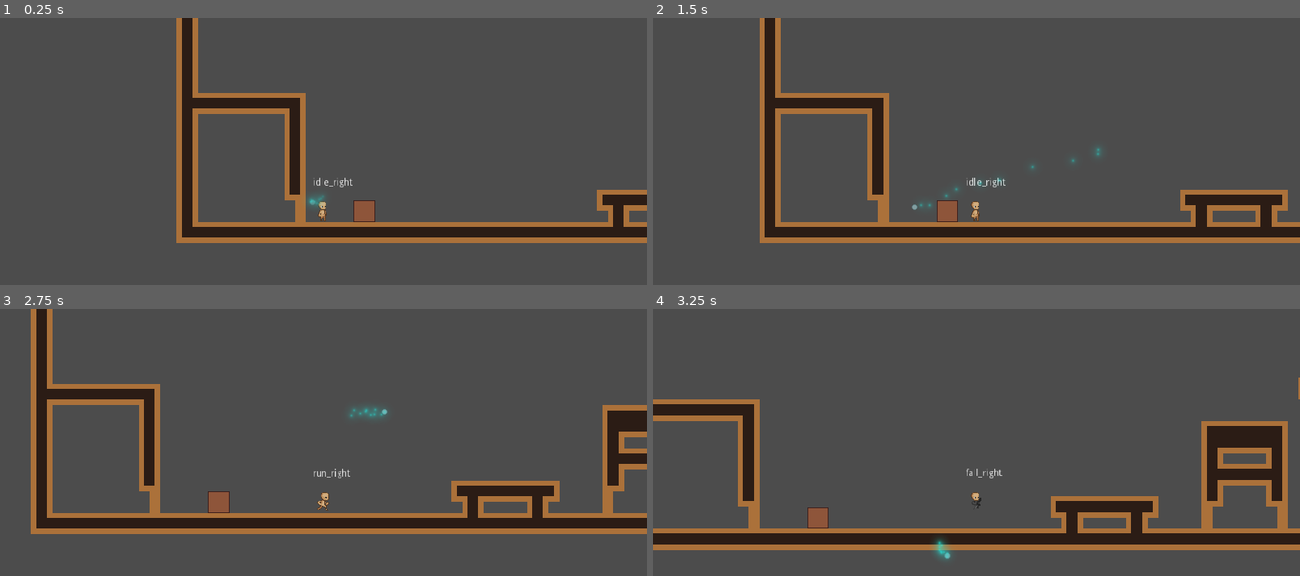
Above: before the commit, frames 1-4 (two rows, left to right).
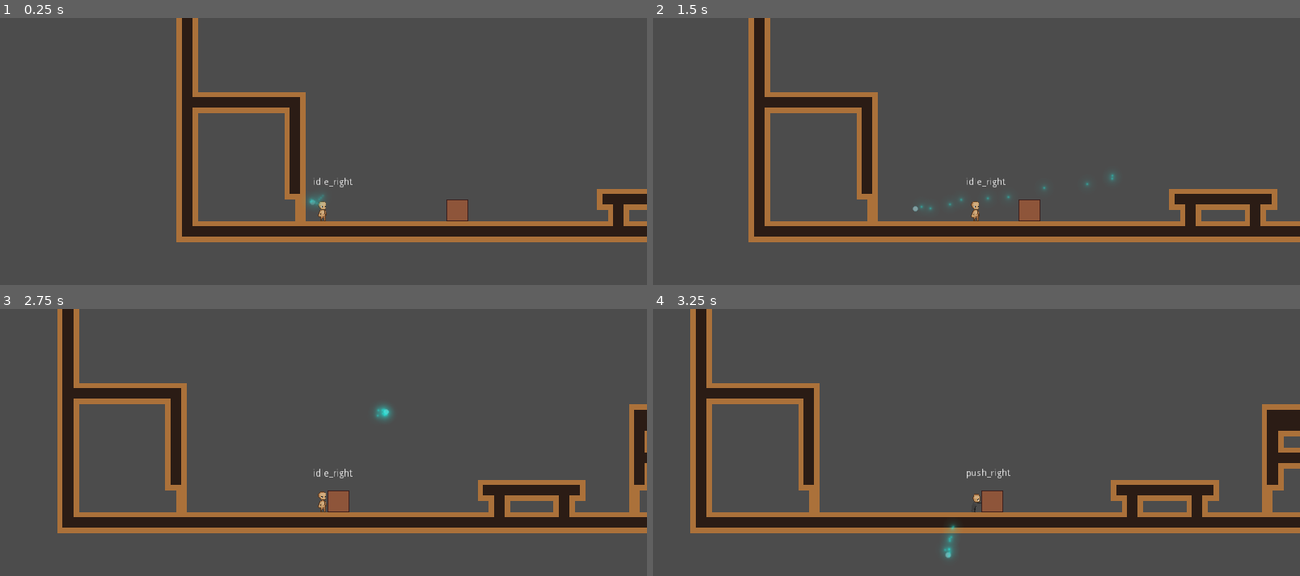
Above: after the commit, the same moments.

Repository: Sleeping-Robot-Games/tiny-human
Game: Godot game, scene res://levels/demo/home.tscn
Two runs of this game, one before a commit and one after it. Both use one fixed random seed, a clock stepped at 60 frames per second and the inputs below.
Inputs (mouse positions are in pixels of both pictures, inside the frame that each line leads up to):
- Up to frame 1 (0.25 s): no input
- Up to frame 2 (1.5 s): tap Enter at 0.5 s; move the mouse to (1118, 180) at 0.52 s; hold Right (move_right) 0.53-1.28 s; hold E (interact) 0.53-1.28 s; tap Space (jump) at 0.77 s; move the mouse to (847, 218) at 1.27 s; hold Down (move_down) from 1.28 s (still down); tap E (interact) at 1.35 s
- Up to frame 3 (2.75 s): tap Space (jump) at 1.52 s; move the mouse to (388, 410) at 2.02 s; release Down (move_down) at 2.03 s; hold Right (move_right) from 2.03 s (still down); hold E (interact) from 2.03 s (still down)
- Up to frame 4 (3.25 s): keep holding Right (move_right); move the mouse to (944, 562) at 2.77 s; release E (interact) at 2.78 s; tap E (interact) at 2.85 s; tap Space (jump) at 3.02 s

The runs differ from the first frame. In frame 1, 1.7% of the frame differs, in the area x 27-100%, y 27-85%; in frame 2, 8.9%; in frame 3, 14%; in frame 4, 25%, in the area x 0-100%, y 0-94%.

Commit message:
push pull idle WORKING

Diff:
--- a/characters/player/player.tscn
+++ b/characters/player/player.tscn
@@ -6,12 +6,13 @@
 
 [sub_resource type="CapsuleShape2D" id=1]
 radius = 6.0
+height = 18.0
 
 [node name="Player" type="KinematicBody2D"]
 script = ExtResource( 2 )
 
 [node name="CollisionShape2D" type="CollisionShape2D" parent="."]
-position = Vector2( -1, 17 )
+position = Vector2( 0, 17 )
 shape = SubResource( 1 )
 
 [node name="StateMachine" type="Node" parent="."]
--- a/characters/player/player_sprites.tscn
+++ b/characters/player/player_sprites.tscn
@@ -1492,143 +1492,6 @@
 "values": [ 26, 27, 28, 29, 30, 31 ]
 }
 
-[sub_resource type="Animation" id=65]
-resource_name = "pull__idle_right"
-length = 0.1
-loop = true
-tracks/0/type = "value"
-tracks/0/path = NodePath("Body:frame")
-tracks/0/interp = 1
-tracks/0/loop_wrap = true
-tracks/0/imported = false
-tracks/0/enabled = true
-tracks/0/keys = {
-"times": PoolRealArray( 0 ),
-"transitions": PoolRealArray( 1 ),
-"update": 1,
-"values": [ 72 ]
-}
-tracks/1/type = "value"
-tracks/1/path = NodePath("Head:frame")
-tracks/1/interp = 1
-tracks/1/loop_wrap = true
-tracks/1/imported = false
-tracks/1/enabled = true
-tracks/1/keys = {
-"times": PoolRealArray( 0 ),
-"transitions": PoolRealArray( 1 ),
-"update": 1,
-"values": [ 72 ]
-}
-tracks/2/type = "value"
-tracks/2/path = NodePath("Arms:frame")
-tracks/2/interp = 1
-tracks/2/loop_wrap = true
-tracks/2/imported = false
-tracks/2/enabled = true
-tracks/2/keys = {
-"times": PoolRealArray( 0 ),
-"transitions": PoolRealArray( 1 ),
-"update": 1,
-"values": [ 72 ]
-}
-tracks/3/type = "value"
-tracks/3/path = NodePath("Bottom:frame")
-tracks/3/interp = 1
-tracks/3/loop_wrap = true
-tracks/3/imported = false
-tracks/3/enabled = true
-tracks/3/keys = {
-"times": PoolRealArray( 0 ),
-"transitions": PoolRealArray( 1 ),
-"update": 1,
-"values": [ 72 ]
-}
-tracks/4/type = "value"
-tracks/4/path = NodePath("Top:frame")
-tracks/4/interp = 1
-tracks/4/loop_wrap = true
-tracks/4/imported = false
-tracks/4/enabled = true
-tracks/4/keys = {
-"times": PoolRealArray( 0 ),
-"transitions": PoolRealArray( 1 ),
-"update": 1,
-"values": [ 72 ]
-}
-tracks/5/type = "value"
-tracks/5/path = NodePath("Eyes:frame")
-tracks/5/interp = 1
-tracks/5/loop_wrap = true
-tracks/5/imported = false
-tracks/5/enabled = true
-tracks/5/keys = {
-"times": PoolRealArray( 0 ),
-"transitions": PoolRealArray( 1 ),
-"update": 1,
-"values": [ 72 ]
-}
-tracks/6/type = "value"
-tracks/6/path = NodePath("HairA:frame")
-tracks/6/interp = 1
-tracks/6/loop_wrap = true
-tracks/6/imported = false
-tracks/6/enabled = true
-tracks/6/keys = {
-"times": PoolRealArray( 0 ),
-"transitions": PoolRealArray( 1 ),
-"update": 1,
-"values": [ 72 ]
-}
-tracks/7/type = "value"
-tracks/7/path = NodePath("Face:frame")
-tracks/7/interp = 1
-tracks/7/loop_wrap = true
-tracks/7/imported = false
-tracks/7/enabled = true
-tracks/7/keys = {
-"times": PoolRealArray( 0 ),
-"transitions": PoolRealArray( 1 ),
-"update": 1,
-"values": [ 72 ]
-}
-tracks/8/type = "value"
-tracks/8/path = NodePath("HatA:frame")
-tracks/8/interp = 1
-tracks/8/loop_wrap = true
-tracks/8/imported = false
-tracks/8/enabled = true
-tracks/8/keys = {
-"times": PoolRealArray( 0 ),
-"transitions": PoolRealArray( 1 ),
-"update": 1,
-"values": [ 72 ]
-}
-tracks/9/type = "value"
-tracks/9/path = NodePath("HairB:frame")
-tracks/9/interp = 1
-tracks/9/loop_wrap = true
-tracks/9/imported = false
-tracks/9/enabled = true
-tracks/9/keys = {
-"times": PoolRealArray( 0 ),
-"transitions": PoolRealArray( 1 ),
-"update": 1,
-"values": [ 72 ]
-}
-tracks/10/type = "value"
-tracks/10/path = NodePath("HatB:frame")
-tracks/10/interp = 1
-tracks/10/loop_wrap = true
-tracks/10/imported = false
-tracks/10/enabled = true
-tracks/10/keys = {
-"times": PoolRealArray( 0 ),
-"transitions": PoolRealArray( 1 ),
-"update": 1,
-"values": [ 72 ]
-}
-
 [sub_resource type="Animation" id=66]
 resource_name = "pull_idle_left"
 length = 0.1
@@ -1766,6 +1629,143 @@
 "values": [ 66 ]
 }
 
+[sub_resource type="Animation" id=65]
+resource_name = "pull_idle_right"
+length = 0.1
+loop = true
+tracks/0/type = "value"
+tracks/0/path = NodePath("Body:frame")
+tracks/0/interp = 1
+tracks/0/loop_wrap = true
+tracks/0/imported = false
+tracks/0/enabled = true
+tracks/0/keys = {
+"times": PoolRealArray( 0 ),
+"transitions": PoolRealArray( 1 ),
+"update": 1,
+"values": [ 72 ]
+}
+tracks/1/type = "value"
+tracks/1/path = NodePath("Head:frame")
+tracks/1/interp = 1
+tracks/1/loop_wrap = true
+tracks/1/imported = false
+tracks/1/enabled = true
+tracks/1/keys = {
+"times": PoolRealArray( 0 ),
+"transitions": PoolRealArray( 1 ),
+"update": 1,
+"values": [ 72 ]
+}
+tracks/2/type = "value"
+tracks/2/path = NodePath("Arms:frame")
+tracks/2/interp = 1
+tracks/2/loop_wrap = true
+tracks/2/imported = false
+tracks/2/enabled = true
+tracks/2/keys = {
+"times": PoolRealArray( 0 ),
+"transitions": PoolRealArray( 1 ),
+"update": 1,
+"values": [ 72 ]
+}
+tracks/3/type = "value"
+tracks/3/path = NodePath("Bottom:frame")
+tracks/3/interp = 1
+tracks/3/loop_wrap = true
+tracks/3/imported = false
+tracks/3/enabled = true
+tracks/3/keys = {
+"times": PoolRealArray( 0 ),
+"transitions": PoolRealArray( 1 ),
+"update": 1,
+"values": [ 72 ]
+}
+tracks/4/type = "value"
+tracks/4/path = NodePath("Top:frame")
+tracks/4/interp = 1
+tracks/4/loop_wrap = true
+tracks/4/imported = false
+tracks/4/enabled = true
+tracks/4/keys = {
+"times": PoolRealArray( 0 ),
+"transitions": PoolRealArray( 1 ),
+"update": 1,
+"values": [ 72 ]
+}
+tracks/5/type = "value"
+tracks/5/path = NodePath("Eyes:frame")
+tracks/5/interp = 1
+tracks/5/loop_wrap = true
+tracks/5/imported = false
+tracks/5/enabled = true
+tracks/5/keys = {
+"times": PoolRealArray( 0 ),
+"transitions": PoolRealArray( 1 ),
+"update": 1,
+"values": [ 72 ]
+}
+tracks/6/type = "value"
+tracks/6/path = NodePath("HairA:frame")
+tracks/6/interp = 1
+tracks/6/loop_wrap = true
+tracks/6/imported = false
+tracks/6/enabled = true
+tracks/6/keys = {
+"times": PoolRealArray( 0 ),
+"transitions": PoolRealArray( 1 ),
+"update": 1,
+"values": [ 72 ]
+}
+tracks/7/type = "value"
+tracks/7/path = NodePath("Face:frame")
+tracks/7/interp = 1
+tracks/7/loop_wrap = true
+tracks/7/imported = false
+tracks/7/enabled = true
+tracks/7/keys = {
+"times": PoolRealArray( 0 ),
+"transitions": PoolRealArray( 1 ),
+"update": 1,
+"values": [ 72 ]
+}
+tracks/8/type = "value"
+tracks/8/path = NodePath("HatA:frame")
+tracks/8/interp = 1
+tracks/8/loop_wrap = true
+tracks/8/imported = false
+tracks/8/enabled = true
+tracks/8/keys = {
+"times": PoolRealArray( 0 ),
+"transitions": PoolRealArray( 1 ),
+"update": 1,
+"values": [ 72 ]
+}
+tracks/9/type = "value"
+tracks/9/path = NodePath("HairB:frame")
+tracks/9/interp = 1
+tracks/9/loop_wrap = true
+tracks/9/imported = false
+tracks/9/enabled = true
+tracks/9/keys = {
+"times": PoolRealArray( 0 ),
+"transitions": PoolRealArray( 1 ),
+"update": 1,
+"values": [ 72 ]
+}
+tracks/10/type = "value"
+tracks/10/path = NodePath("HatB:frame")
+tracks/10/interp = 1
+tracks/10/loop_wrap = true
+tracks/10/imported = false
+tracks/10/enabled = true
+tracks/10/keys = {
+"times": PoolRealArray( 0 ),
+"transitions": PoolRealArray( 1 ),
+"update": 1,
+"values": [ 72 ]
+}
+
 [sub_resource type="Animation" id=56]
 resource_name = "pull_left"
 loop = true
@@ -2039,7 +2039,7 @@
 }
 
 [sub_resource type="Animation" id=67]
-resource_name = "push__idle_left"
+resource_name = "push_idle_left"
 length = 0.1
 loop = true
 tracks/0/type = "value"
@@ -2176,7 +2176,7 @@
 }
 
 [sub_resource type="Animation" id=68]
-resource_name = "push__idle_right"
+resource_name = "push_idle_right"
 length = 0.1
 loop = true
 tracks/0/type = "value"
@@ -4623,12 +4623,12 @@
 anims/idle_right = SubResource( 23 )
 anims/jump_left = SubResource( 26 )
 anims/jump_right = SubResource( 35 )
-anims/pull__idle_right = SubResource( 65 )
 anims/pull_idle_left = SubResource( 66 )
+anims/pull_idle_right = SubResource( 65 )
 anims/pull_left = SubResource( 56 )
 anims/pull_right = SubResource( 55 )
-anims/push__idle_left = SubResource( 67 )
-anims/push__idle_right = SubResource( 68 )
+anims/push_idle_left = SubResource( 67 )
+anims/push_idle_right = SubResource( 68 )
 anims/push_left = SubResource( 57 )
 anims/push_right = SubResource( 58 )
 anims/run_left = SubResource( 28 )
--- a/characters/player/state_machine.gd
+++ b/characters/player/state_machine.gd
@@ -15,10 +15,14 @@
 	add_state("fall")
 	add_state("wall_slide")
 	add_state("push")
+	add_state("idle_push")
 	add_state("pull")
+	add_state("idle_pull")
 	call_deferred("set_state", states.idle)
 
 func _physics_process(delta):
+
+	print(parent.velocity.x)
 	if state != null:
 		_state_logic(delta)
 		var transition = _get_transition(delta)
@@ -37,7 +41,7 @@
 	states[state_name] = states.size()
 
 func _input(event):
-	if state == states.idle  and parent.interact_object or state == states.push or state == states.pull:
+	if state == states.idle  and parent.interact_object or state == states.push or state == states.idle_push or state == states.pull or state == states.idle_pull:
 		if event.is_action_pressed("interact"):
 			parent.interact_object.action() # passes the interact logic to item
 	if state == states.idle or state == states.run:
@@ -79,13 +83,13 @@
 					return states.fall
 			elif parent.interact_object is MovableBox and parent.interact_object.held:
 				if parent.facing < 0 and parent.box_on_left:
-					return states.push
+					return states.idle_push
 				elif parent.facing < 0 and not parent.box_on_left:
-					return states.pull
+					return states.idle_pull
 				elif parent.facing > 0 and parent.box_on_left:
-					return states.pull
+					return states.idle_pull
 				elif parent.facing > 0 and not parent.box_on_left:
-					return states.push
+					return states.idle_push
 			elif parent.velocity.x != 0:
 				return states.run
 		states.run:
@@ -131,15 +135,37 @@
 			elif parent.wall_direction == 0:
 				return states.fall
 		states.push:
-			if not parent.interact_object or not 'held' in parent.interact_object or not parent.interact_object.held:
-				return states.idle
+			print('push')
+			print(parent.velocity.x)
+			if not parent.interact_object or not 'held' in parent.interact_object or not parent.interact_object.held:
+				return states.idle
+			elif parent.velocity.x == 0:
+				return states.idle_push
 			elif (parent.facing < 0 and not parent.box_on_left) or (parent.facing > 0 and parent.box_on_left):
 				return states.pull
+		states.idle_push:
+			if not parent.interact_object or not 'held' in parent.interact_object or not parent.interact_object.held:
+				return states.idle
+			elif parent.velocity.x != 0:
+				if (parent.facing < 0 and not parent.box_on_left) or (parent.facing > 0 and parent.box_on_left):
+					return states.pull
+				elif (parent.facing < 0 and parent.box_on_left) or (parent.facing > 0 and not parent.box_on_left):
+					return states.push
 		states.pull:
 			if not parent.interact_object or not 'held' in parent.interact_object or not parent.interact_object.held:
 				return states.idle
+			elif parent.velocity.x == 0:
+				return states.idle_pull
 			elif (parent.facing < 0 and parent.box_on_left) or (parent.facing > 0 and not parent.box_on_left):
 				return states.push
+		states.idle_pull:
+			if not parent.interact_object or not 'held' in parent.interact_object or not parent.interact_object.held:
+				return states.idle
+			elif parent.velocity.x != 0:
+				if (parent.facing < 0 and not parent.box_on_left) or (parent.facing > 0 and parent.box_on_left):
+					return states.pull
+				elif (parent.facing < 0 and parent.box_on_left) or (parent.facing > 0 and not parent.box_on_left):
+					return states.push
 	return null
 
 func _enter_state(new_state, old_state):
@@ -163,8 +189,12 @@
 			parent.anim_player.play("wall_slide" + direction)
 		states.push:
 			parent.anim_player.play("push" + direction)
+		states.idle_push:
+			parent.anim_player.play("push_idle" + direction)
 		states.pull:
 			parent.anim_player.play("pull" + direction)
+		states.idle_pull:
+			parent.anim_player.play("pull_idle" + direction)
 
 func _exit_state(old_state, new_state):
 	match old_state:
--- a/levels/demo/home.tscn
+++ b/levels/demo/home.tscn
@@ -20,4 +20,4 @@
 [node name="Wisp" parent="Player" instance=ExtResource( 3 )]
 
 [node name="Box" parent="." instance=ExtResource( 4 )]
-position = Vector2( -233, 688 )
+position = Vector2( -95, 685 )
--- a/objects/box/box.gd
+++ b/objects/box/box.gd
@@ -24,7 +24,6 @@
 		body.interact_object = null
 
 func action():
-	print(held)
 	if held:
 		let_go()
 	else:
